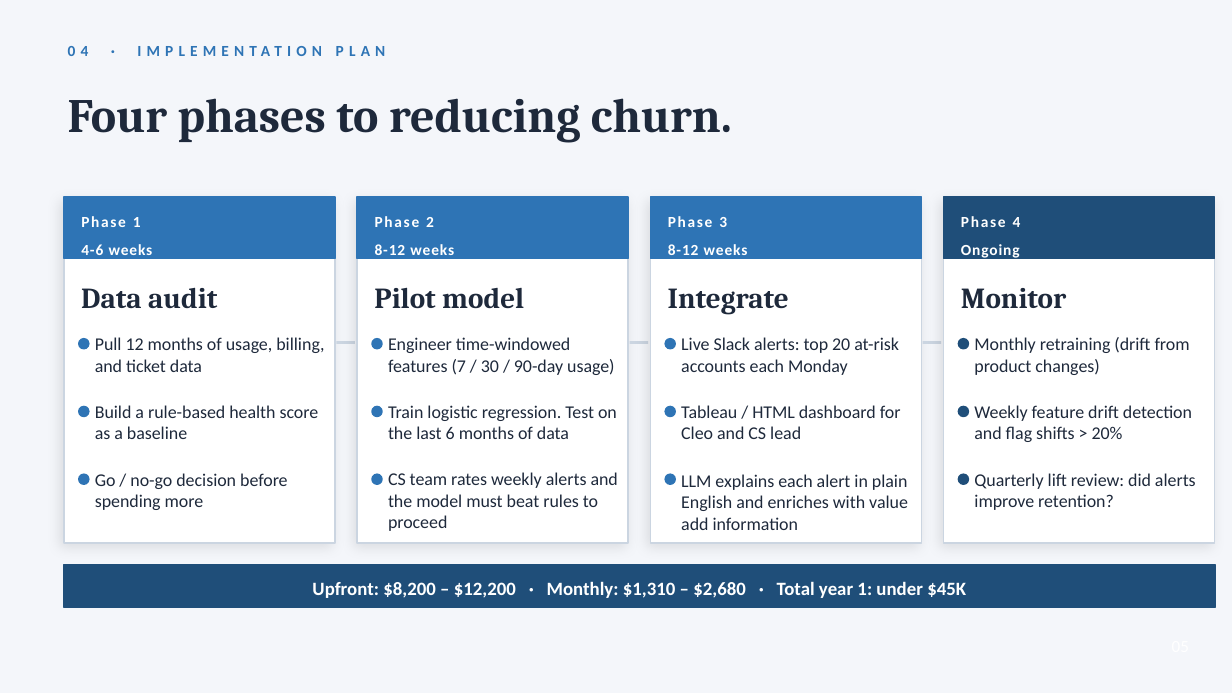
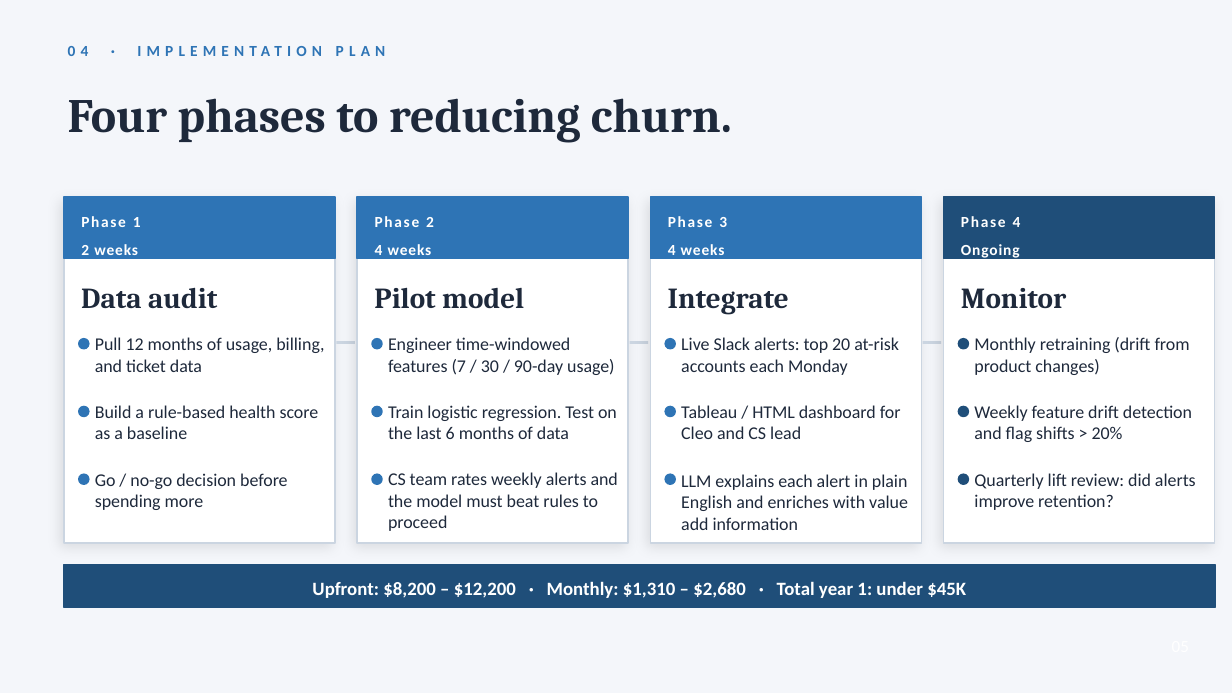
Before and after one commit to MAVA0707/Deliverables, a slide deck: slide 4 of Week 8/Project 5/Ravenstack_Churn_Pitch_v2.pptx. Drawn at 1232x693 pixels with LibreOffice and Linux fonts; fonts in the diff are those of the drawing. Boxes give left, top, right and bottom in pixels: in the first picture for what was removed or moved away, otherwise in the second. Text is boxed around its words. In the diff, an @@ line names an element or a change of style, - is before the commit and + after.

```diff
--- a/Week 8/Project 5/Ravenstack_Churn_Pitch_v2.pptx
+++ b/Week 8/Project 5/Ravenstack_Churn_Pitch_v2.pptx
@@ text at box(81, 244, 138, 255): text changed @@
-4-6 weeks
+2 weeks
@@ text at box(375, 244, 432, 255): text changed @@
-8-12 weeks
+4 weeks
@@ text at box(668, 244, 725, 255): text changed @@
-8-12 weeks
+4 weeks
```
Also in this commit, not shown: 4 other slides changed.
